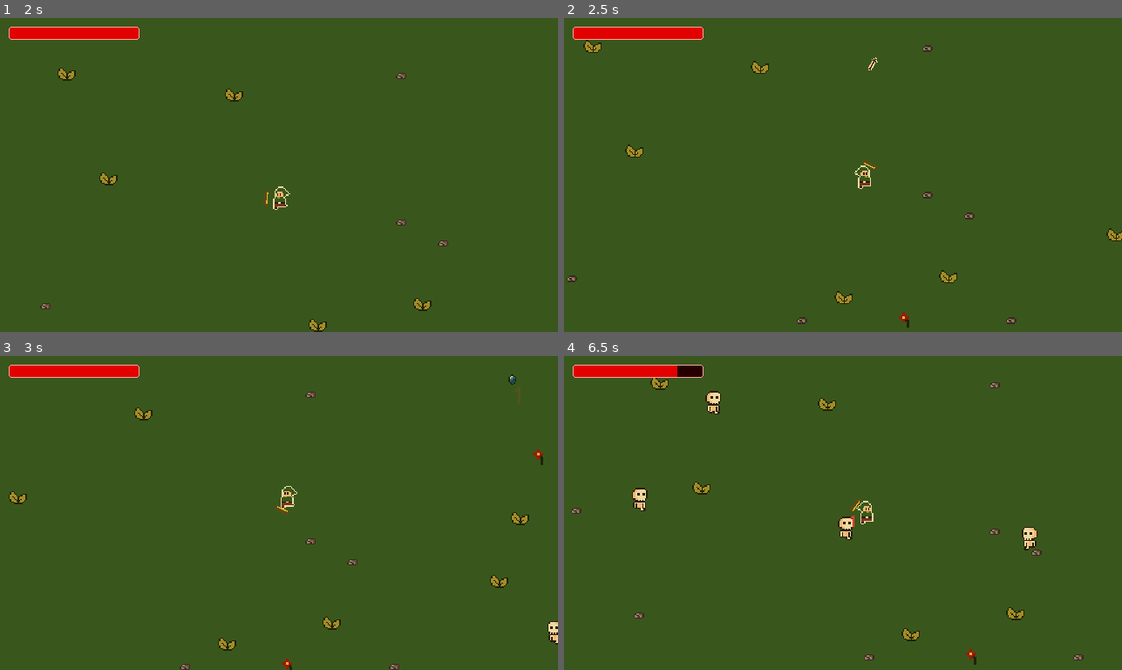
Above: before the commit, frames 1-4 (two rows, left to right).
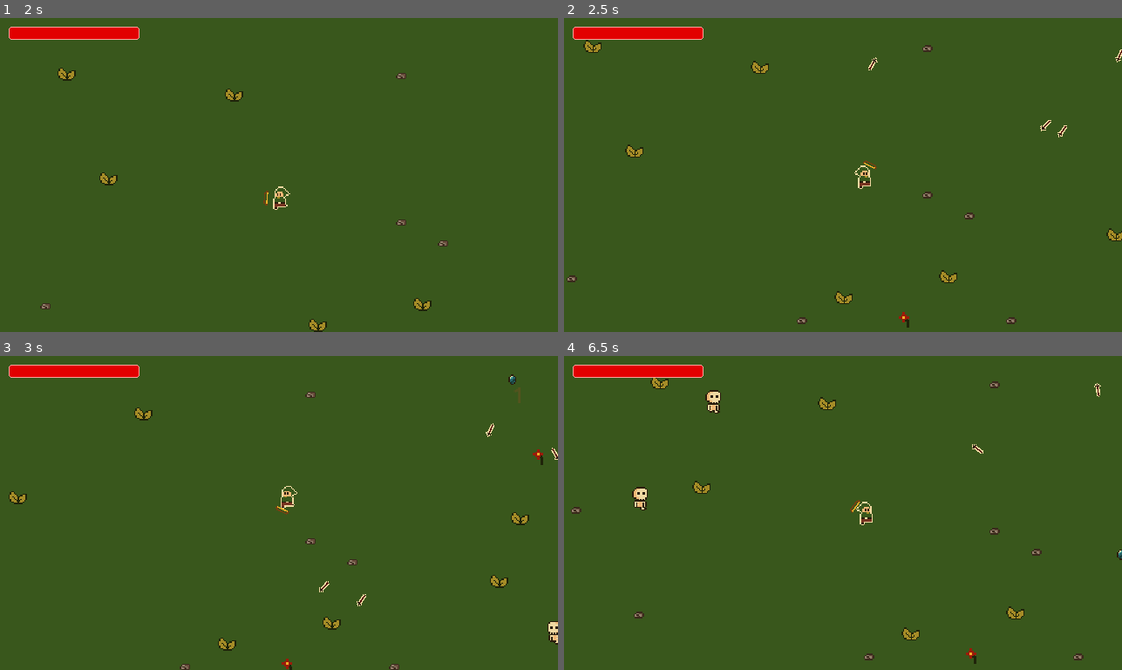
Above: after the commit, the same moments.

Repository: danilomacb/RAMter
Game: Godot game, scene res://Scenes/Game.tscn
Same seed, same stepped clock (60 frames per second), same inputs: the game is played once before the commit and once after it.
Inputs (mouse positions are in pixels of both pictures, inside the frame that each line leads up to):
- Up to frame 1 (2 s): tap Enter at 0.5 s; move the mouse to (401, 159) at 0.52 s; press the mouse at (401, 159) at 0.53 s; hold Right (MoveRight) 0.53-1.28 s; move the mouse to (167, 190) at 1.27 s; release the mouse at (167, 190) at 1.28 s; hold Down (MoveDown) from 1.28 s (still down); click (167, 190) at 1.35 s
- Up to frame 2 (2.5 s): move the mouse to (898, 105) at 2.02 s; release Down (MoveDown) at 2.03 s; press the mouse at (898, 105) at 2.03 s; hold Right (MoveRight) from 2.03 s (still down)
- Up to frame 3 (3 s): move the mouse to (251, 575) at 2.77 s; release Right (MoveRight) at 2.78 s; release the mouse at (251, 575) at 2.78 s; hold Up (MoveUp) from 2.78 s (still down); click (251, 575) at 2.85 s
- Up to frame 4 (6.5 s): move the mouse to (1010, 560) at 3.52 s; release Up (MoveUp) at 3.53 s; press the mouse at (1010, 560) at 3.53 s; hold Left (MoveLeft) 3.53-5.03 s; move the mouse to (675, 465) at 4.27 s; release the mouse at (675, 465) at 4.28 s; click (675, 465) at 4.35 s; move the mouse to (870, 513) at 5.02 s; press the mouse at (870, 513) at 5.03 s; hold Down (MoveDown) 5.03-5.78 s; move the mouse to (759, 434) at 5.77 s; release the mouse at (759, 434) at 5.78 s; hold Right (MoveRight) from 5.78 s (still down); click (759, 434) at 5.85 s

Frame 1 is identical in both runs. In frame 2, less than 0.1% of the frame differs, in the area x 85-100%, y 10-39%; in frame 3, 0.1%; in frame 4, 1.0%, in the area x 1-100%, y 3-99%.

Commit message:
death arrow implemented

Diff:
--- a/Scripts/Globals.gd
+++ b/Scripts/Globals.gd
@@ -5,3 +5,4 @@
 var UpgradeReverseShotCounter: int = 0
 var UpgradePenetratorCounter: int = 0
 var UpgradeReflectorCounter: int = 0
+var UpgradeDeathArrowCounter: int = 10
--- a/Scripts/Hp.gd
+++ b/Scripts/Hp.gd
@@ -8,9 +8,13 @@
 
 @onready var timer = $Timer
 @onready var curHp = maxHp
+@onready var game = get_node("/root/Game")
 
-var damageIndicator := load("res://Prefabs/DamageIndicator.tscn")
-var exp := load("res://Prefabs/Exp.tscn")
+var damageIndicator: PackedScene = load("res://Prefabs/DamageIndicator.tscn")
+var exp: PackedScene = load("res://Prefabs/Exp.tscn")
+var playerArrow: PackedScene = load("res://Prefabs/PlayerArrow.tscn")
+
+var rng = RandomNumberGenerator.new()
 
 var canTakeDamage = true
 
@@ -48,8 +52,28 @@
 
 	if hpType == HpType.Enemy:
 		var instantiatedExp = exp.instantiate()
+
+		if Globals.UpgradeDeathArrowCounter > 0:
+			for i in Globals.UpgradeDeathArrowCounter:
+				var instantiatedArrow = playerArrow.instantiate()
+
+				var directionX: float = 0.0
+				var directionY: float = 0.0
+
+				while directionX == 0.0:
+					directionX = rng.randf_range(-1, 1)
+
+				while directionY == 0.0:
+					directionY = rng.randf_range(-1, 1)
+
+				instantiatedArrow.direction = Vector2(directionX, directionY)
+				instantiatedArrow.global_position = get_parent().global_position
+				instantiatedArrow.rotation = atan2(instantiatedArrow.direction.y, instantiatedArrow.direction.x)
+
+				game.add_child(instantiatedArrow)
+
 		instantiatedExp.global_position = get_parent().global_position
-		get_node("/root/Game").add_child(instantiatedExp)
+		game.add_child(instantiatedExp)
 		get_parent().queue_free()
 
 func _on_timer_timeout():
--- a/Scripts/PlayerArrow.gd
+++ b/Scripts/PlayerArrow.gd
@@ -35,7 +35,6 @@
 		if global_position.y < camera.global_position.y - height || global_position.y > camera.global_position.y + height:
 			direction = Vector2(direction.x, direction.y * -1)
 
-		var newRotation = atan2(direction.y, direction.x)
-		rotation = newRotation
+		rotation = atan2(direction.y, direction.x)
 
 		reflectorCounter -= 1
--- a/Scripts/Upgrades.gd
+++ b/Scripts/Upgrades.gd
@@ -1,6 +1,6 @@
 extends Node2D
 
-enum UpgradeType {AttackSpeed, Multishot, ReverseShot, Penetrator, Reflector}
+enum UpgradeType {AttackSpeed, Multishot, ReverseShot, Penetrator, Reflector, DeathArrow}
 
 var playerArrow = load("res://Prefabs/PlayerArrow.tscn")
 
@@ -37,3 +37,5 @@
 			Globals.UpgradeAttackSpeedCounter += 1
 		UpgradeType.Reflector:
 			Globals.UpgradeReflectorCounter += 1
+		UpgradeType.DeathArrow:
+			Globals.UpgradeDeathArrowCounter += 1
